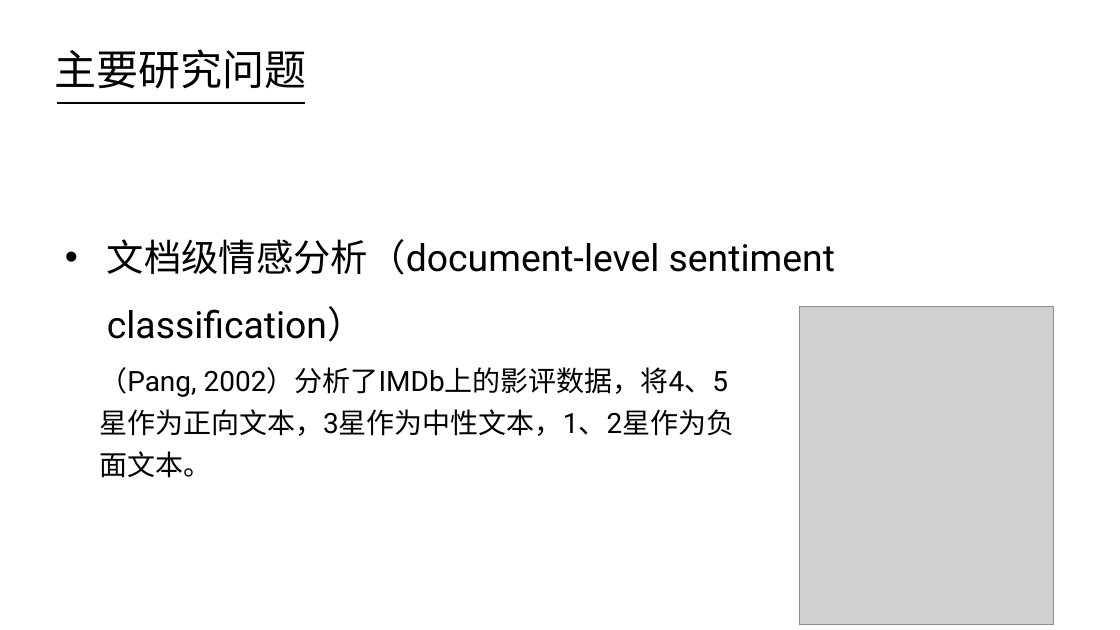
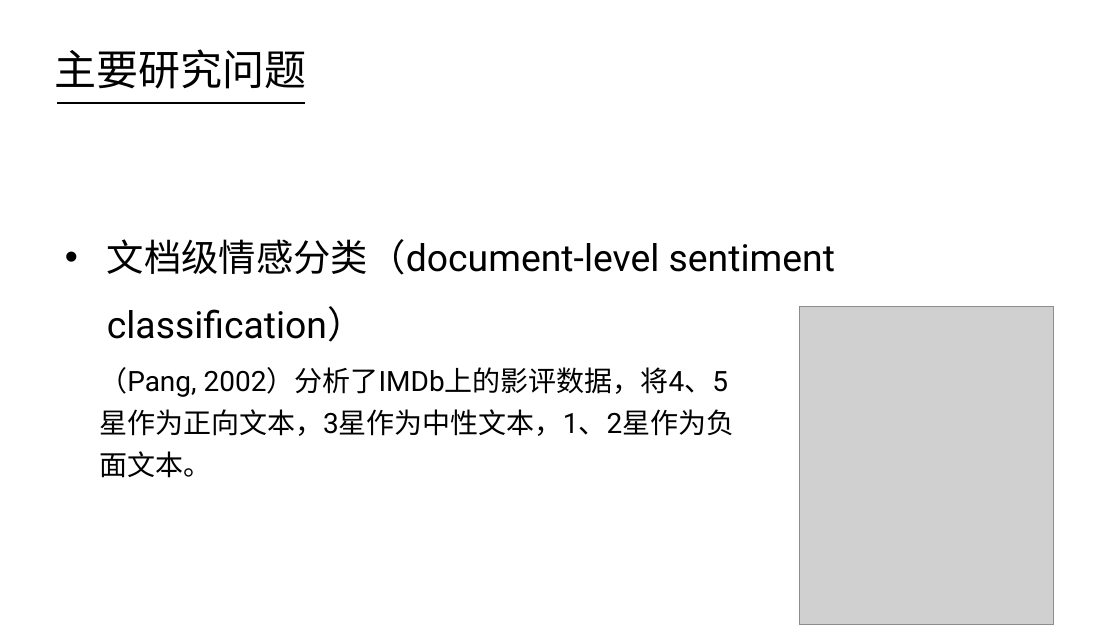
Before and after one commit to HIT-ITNLP/Group-Meeting-of-Master, a slide deck: slide 14 of 2018-秋/4.1/文本情感分析简介.pptx. Drawn at 1120x630 pixels with LibreOffice and Linux fonts; fonts in the diff are those of the drawing; grey boxes stand for pictures. Boxes give left, top, right and bottom in pixels: in the first picture for what was removed or moved away, otherwise in the second. Text is boxed around its words. In the diff, an @@ line names an element or a change of style, - is before the commit and + after.

Commit message:
添加情感词典

```diff
--- a/2018-秋/4.1/文本情感分析简介.pptx
+++ b/2018-秋/4.1/文本情感分析简介.pptx
@@ text at (107,239,835,275): text changed @@
-• 文档级情感分析（document-level sentiment classification）
+• 文档级情感分类（document-level sentiment classification）
```
Also in this commit, not shown: 7 other slides changed, 24 other files.
